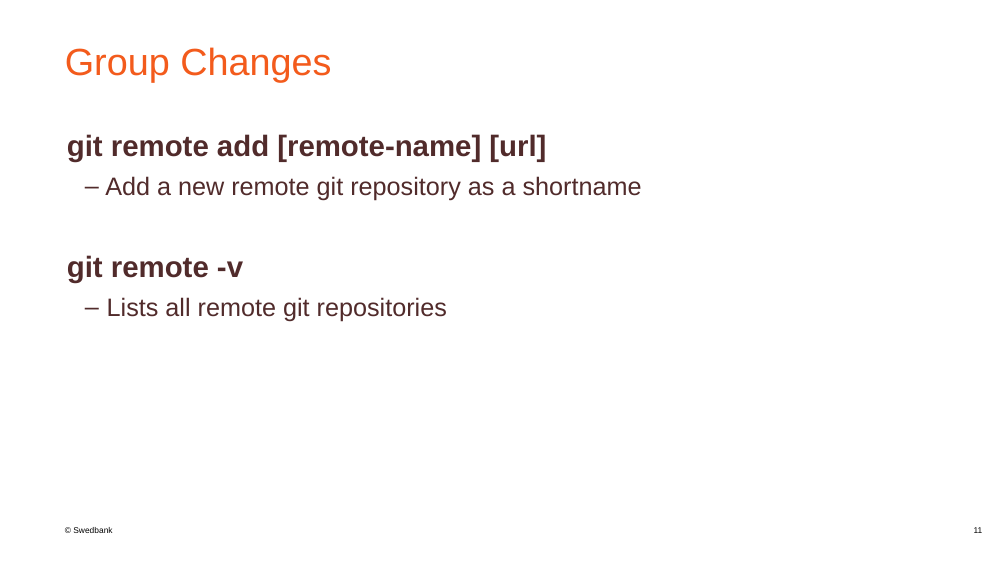
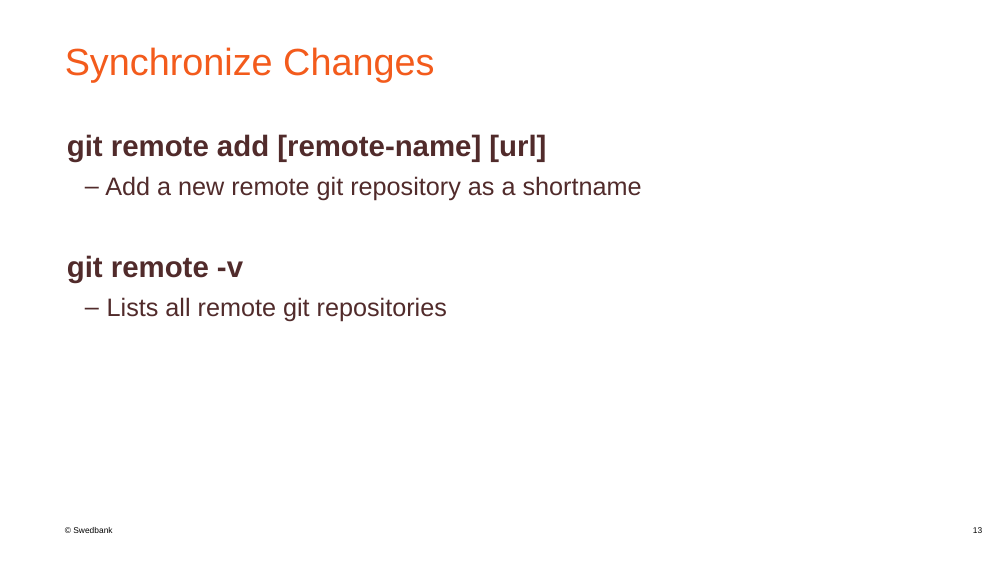
Before and after one commit to JurgisSi/git-slides, a slide deck: slide 13 of GIT.pptx (slide 11 before the commit). Drawn at 1008x567 pixels with LibreOffice and Linux fonts; fonts in the diff are those of the drawing; background and template pictures are left out. Boxes give left, top, right and bottom in pixels: in the first picture for what was removed or moved away, otherwise in the second. Text is boxed around its words. In the diff, an @@ line names an element or a change of style, - is before the commit and + after.

```diff
--- a/GIT.pptx
+++ b/GIT.pptx
@@ title at [65,47,434,82]: text changed @@
-Group Changes
+Synchronize Changes
@@ page number at [973,527,982,533]: text changed @@
-11
+13
```
Also in this commit, not shown: 5 other slides changed, 2 slides added, 1 other file.
